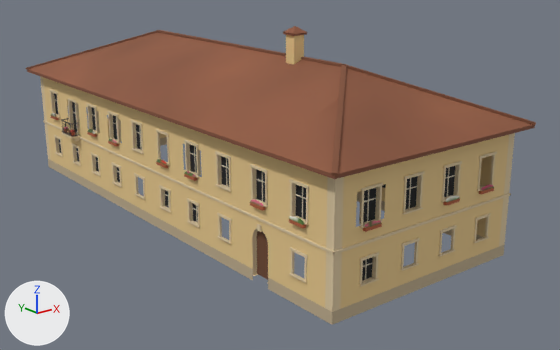
An edit to the glTF model games/yorimichi/assets/belmonte/meshes/SM_BM_BE_0_Villa.glb, drawn before and after from the same camera.
One viewpoint serves both versions: a 50 mm camera at (-6.5, -39.7, 17.0) aimed at (23.3, -2.3, 2.1). The lights are fixed; the arrows at lower left show +X, +Y and +Z. The older version comes first. Vertices at exactly the same position are counted once.

The scene before the commit, as lines of its bpy script (objects in view):
```python
me_sm_be_0_villa = bpy.data.meshes.new('SM_BE_0_Villa')
me_sm_be_0_villa.from_pydata(...)  # 6171 vertices, 8746 faces; spans x 14.7..29.3, y -16.8..17.3, z -0.3..12.0
# faces by material slot: [3276, 3732, 340, 616, 210, 514, 58]
me_sm_be_0_villa.materials.append(mat_bm_000_m_ashlar_027)
me_sm_be_0_villa.materials.append(mat_bm_001_m_plaster_010)
me_sm_be_0_villa.materials.append(mat_bm_002_m_roof_028)
me_sm_be_0_villa.materials.append(mat_bm_003_m_wood_020)
me_sm_be_0_villa.materials.append(mat_bm_004_m_iron_009)
me_sm_be_0_villa.materials.append(mat_bm_005_m_vcol_008)
me_sm_be_0_villa.materials.append(mat_bm_006_m_glass_dark_007)
ob_sm_bm_be_0_villa = bpy.data.objects.new('SM_BM_BE_0_Villa', me_sm_be_0_villa)
ob_sm_bm_be_0_villa.location = (0.0, 0.0, 0.0)
```
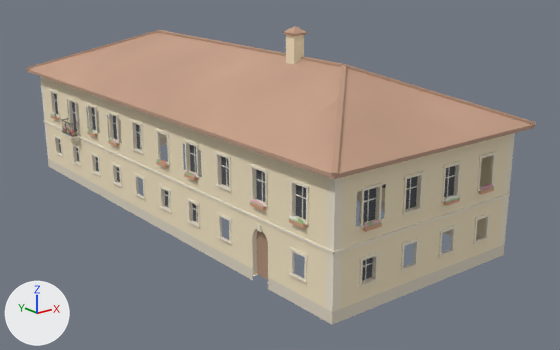
The edits, one by one:
me_sm_be_0_villa has 6171 vertices, 8746 faces and spans x 14.7..29.3, y -16.8..17.3, z -0.3..12.0.
me_sm_be_0_villa is used by ob_sm_bm_be_0_villa; location (0.0, 0.0, 0.0).
me_sm_be_0_villa part 1: 8746 faces centred in x 14.8..29.2, y -16.7..17.2, z -0.2..11.8 are repainted in the vertex colours; the middle colour goes from yellow #dec88c to beige #f0e5c4.

Where the change shows, as pixel boxes (x1, y1, x2, y2) in the pictures (560 x 350 px):
part 1 of me_sm_be_0_villa, recoloured (lighter): (26, 26, 536, 325) in both
